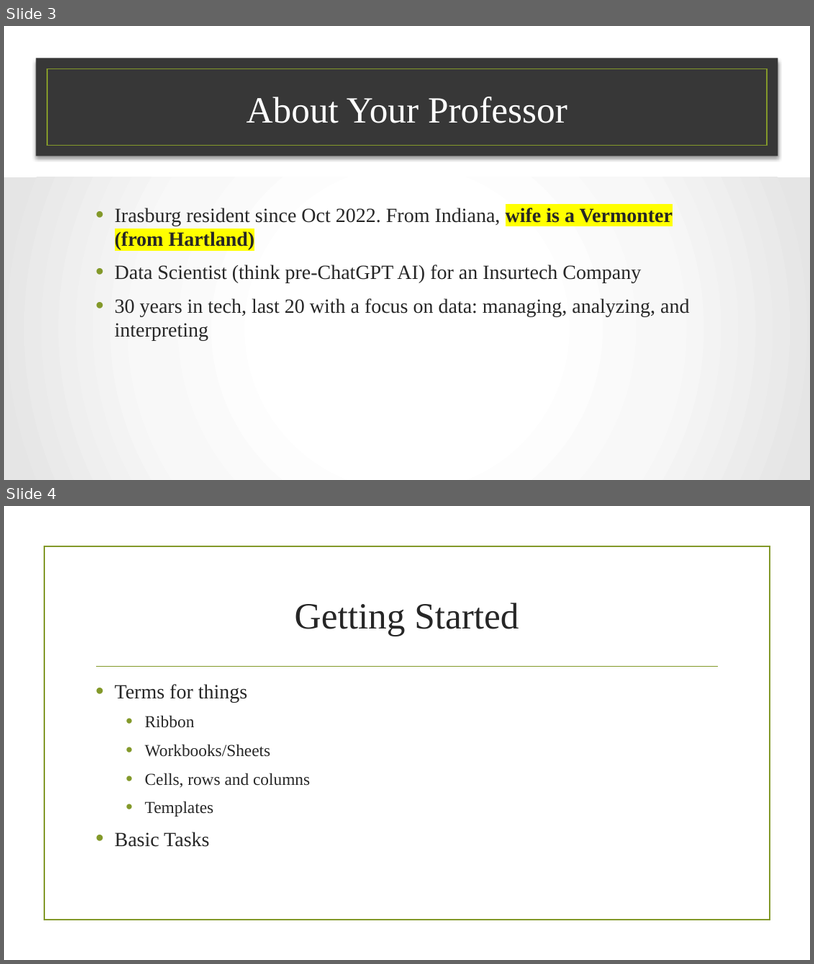
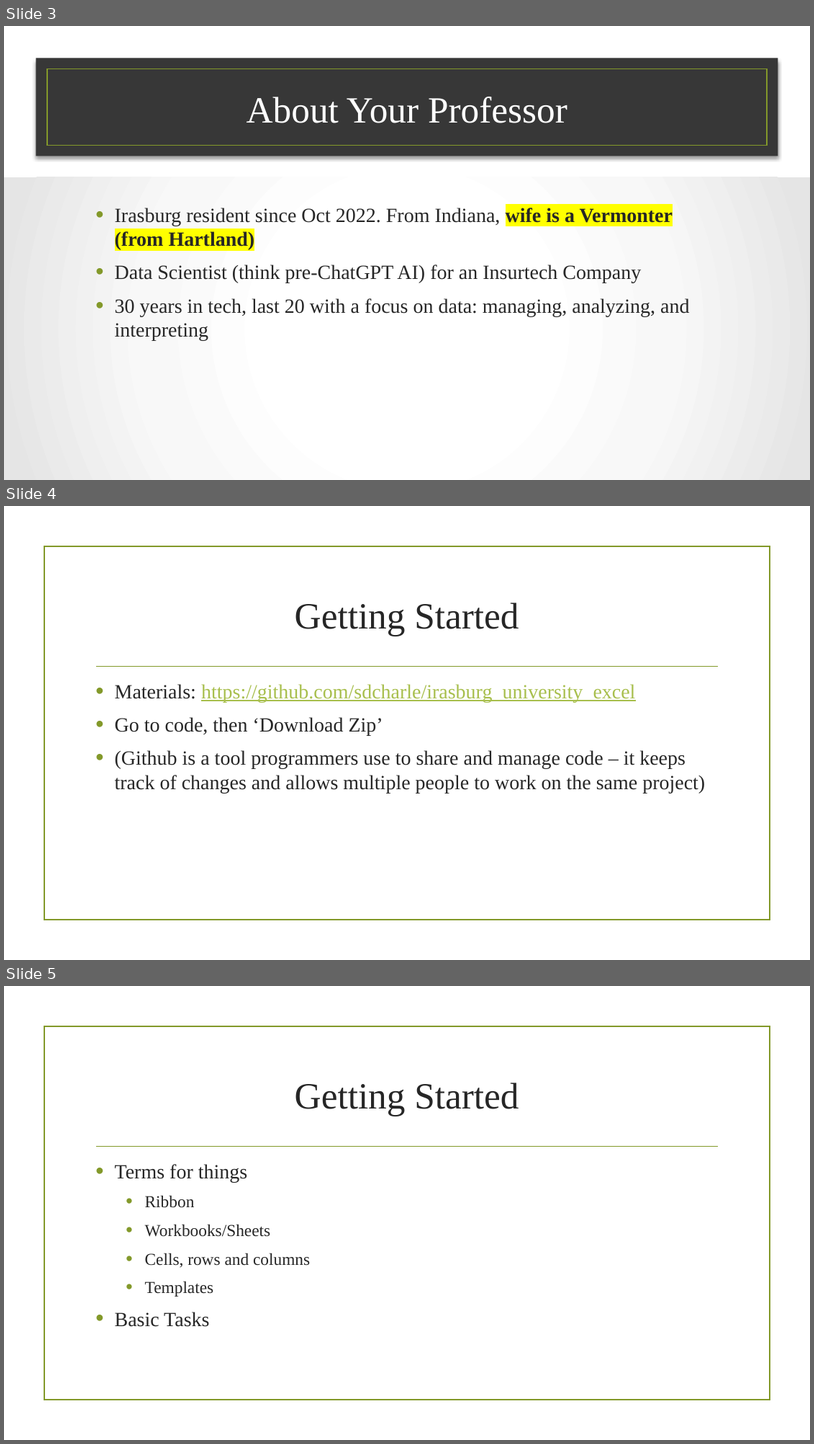
Before and after one commit to sdcharle/irasburg_university_excel, a slide deck: Excel For Practical Use.pptx. Shown one above the other, each under a label of ours: slides 3 and 4 before the commit, slides 3, 4 and 5 after it. The pictures are 814x964 and 814x1444 pixels, drawn with LibreOffice and Linux fonts; fonts in the diff are those of the drawing; background and template pictures are left out. Boxes give left, top, right and bottom in pixels: in the first picture for what was removed or moved away, otherwise in the second. Text is boxed around its words. In the diff, an @@ line names an element or a change of style, - is before the commit and + after.

Commit message:
instructions for git

```diff
--- a/Excel For Practical Use.pptx
+++ b/Excel For Practical Use.pptx
@@ slide 4 added at [4, 506, 810, 960], background picture (left out); not listed: 2 template elements that a slide beside it also shows @@
@@ title added at [295, 602, 519, 636], 44 pt, text #262626 @@
+Getting Started
@@ text added at [115, 684, 705, 793], 24 pt, text #262626 @@
+• Materials: https://github.com/sdcharle/irasburg_university_excel
+• Go to code, then ‘Download Zip’
+• (Github is a tool programmers use to share and manage code – it keeps track of changes and allows multiple people to work on the same project)
@@ what was slide 4 is now slide 5 @@
```
